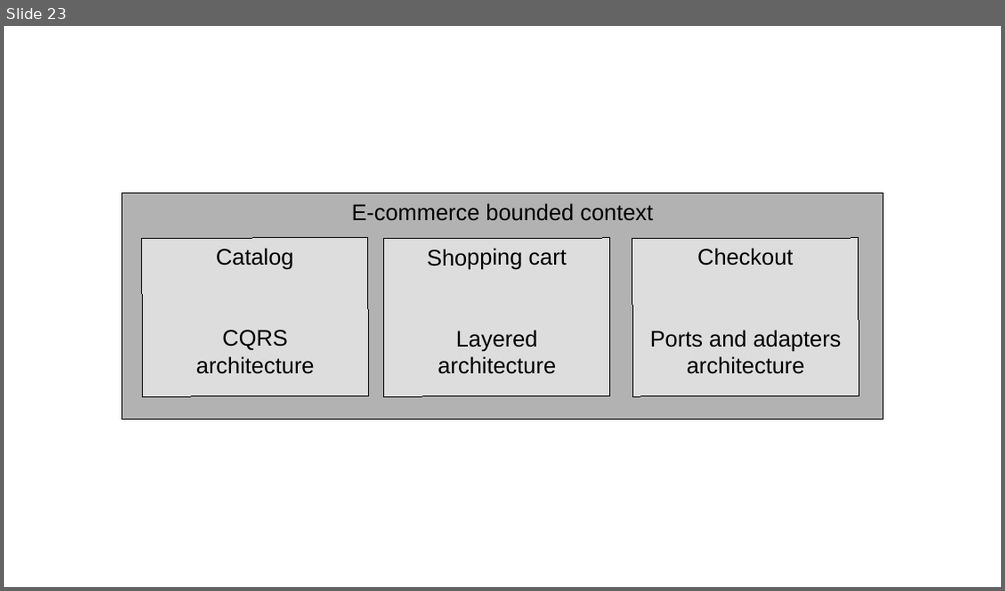
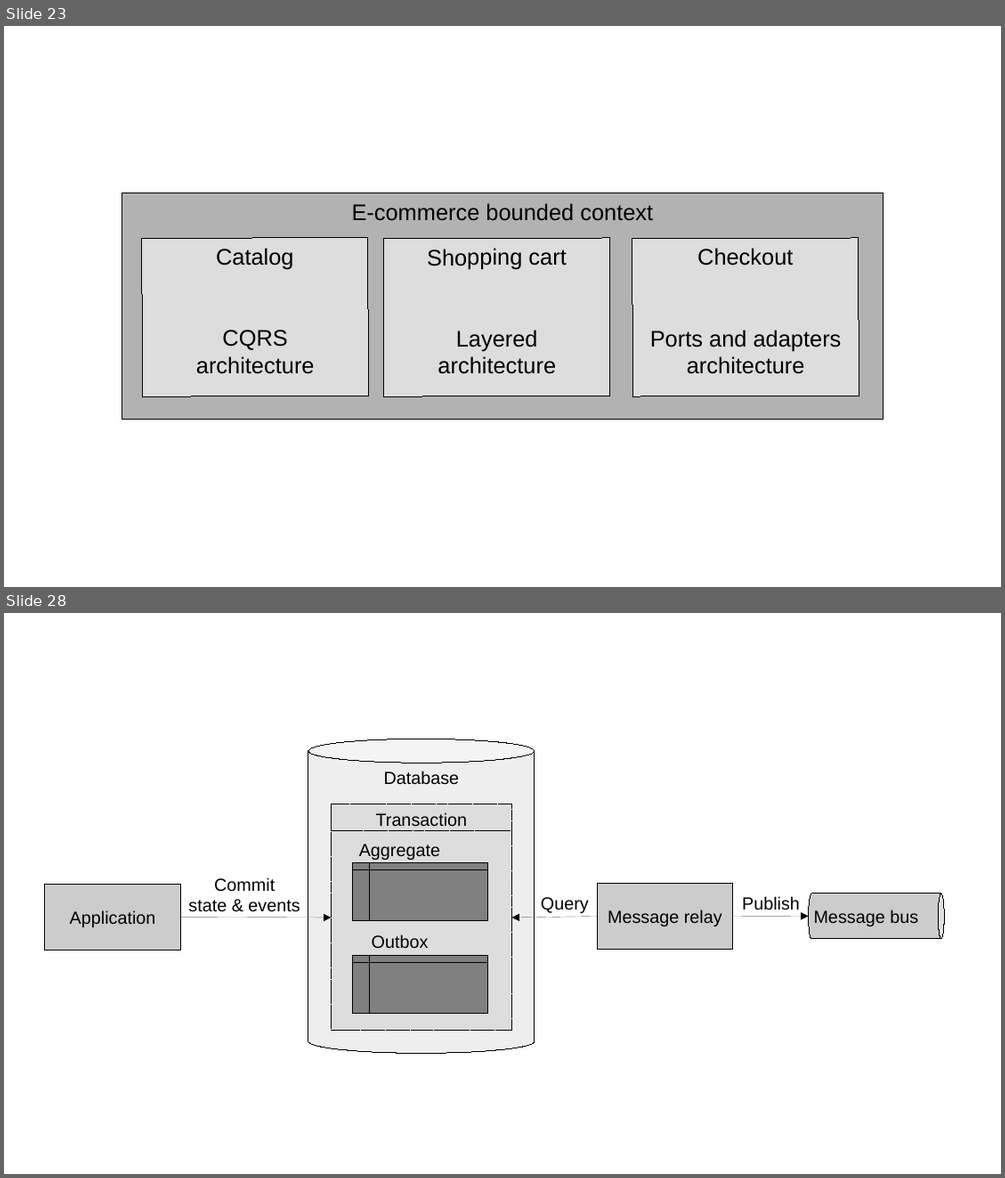
Before and after one commit to megakevin/end-point-blog, a slide deck: 2025/09/high-level-system-analysis-and-design-ddd-part-1/diagrams.odp. Shown one above the other, each under a label of ours: slide 23 before the commit, slides 23 and 28 after it; the slides between them are not shown. The pictures are 1005x591 and 1005x1178 pixels, drawn with LibreOffice and Linux fonts; fonts in the diff are those of the drawing. Boxes give left, top, right and bottom in pixels: in the first picture for what was removed or moved away, otherwise in the second. Text is boxed around its words. In the diff, an @@ line names an element or a change of style, - is before the commit and + after.

```diff
--- a/2025/09/high-level-system-analysis-and-design-ddd-part-1/diagrams.odp
+++ b/2025/09/high-level-system-analysis-and-design-ddd-part-1/diagrams.odp
@@ slide 28 added at (4,613,1001,1174), background #FFFFFF @@
@@ rectangle added at (30,726,957,1065), fill #FFFFFF, outline #FFFFFF 0 pt @@
@@ cylinder added at (309,738,535,1053), fill #EEEEEE, outline #000000 0 pt, 14 pt, text #000000 @@
+Database
@@ rectangle added at (332,804,512,1031), fill #DDDDDD, outline #000000 0 pt dashed, 14 pt, text #000000 @@
+Transaction
@@ line added from (332, 831) to (512, 831), #000000 0 pt dashed @@
@@ text added at (359,844,440,881), 14 pt, text #000000 @@
+Aggregate state
@@ text added at (188,877,299,912), 14 pt, text #000000 @@
+Commit
+state & events
@@ flow chart internal storage added at (352,863,488,921), fill #808080, outline #000000 0 pt @@
@@ rectangle added at (45,884,180,950), fill #CCCCCC, outline #000000 0 pt, 14 pt, text #000000 @@
+Application
@@ text added at (541,897,589,913), 14 pt, text #000000 @@
+Query
@@ rectangle added at (598,883,733,949), fill #CCCCCC, outline #000000 0 pt, 14 pt, text #000000 @@
+Message relay
@@ text added at (742,896,800,910), 14 pt, text #000000 @@
+Publish
@@ cylinder added at (809,893,945,939), fill #CCCCCC, outline #000000 0 pt @@
@@ arrow added from (180, 916) to (332, 918), #000000 0 pt @@
@@ arrow added from (598, 916) to (512, 918), #000000 0 pt @@
@@ arrow added from (733, 916) to (809, 916), #000000 0 pt @@
@@ text added at (814,909,918,926), 14 pt, text #000000 @@
+Message bus
@@ flow chart internal storage added at (352,955,488,1013), fill #808080, outline #000000 0 pt @@
@@ text added at (372,934,429,963), 14 pt, text #000000 @@
+Outbox table
```
Also in this commit, not shown: 6 other slides added, 8 other files.
